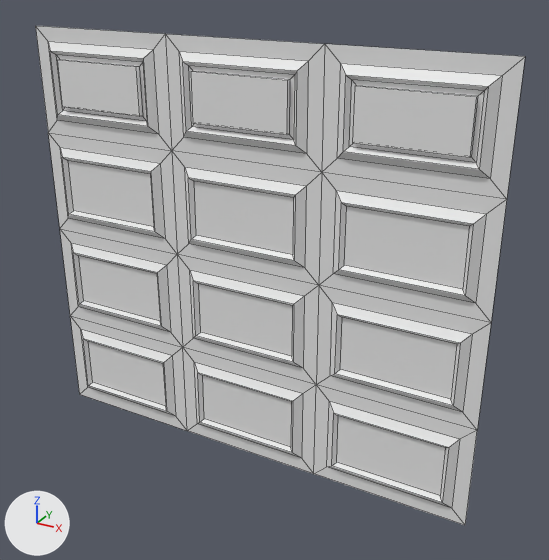
Before and after pictures for a commit that changed the FBX model Assets/3D Models/HouseModels/h3_parts/h3_garagedoor_a.fbx.
One viewpoint serves both versions: a 50 mm camera at (-3.4, 1.62, 7.44) aimed at (-8.2, 10.36, 3.07). Arrows for +X, +Y and +Z are at lower left; the lights stay in place. The first picture is the older version. Mesh edges are drawn as thin lines.

The first picture shows 'h3_garagedoor_a'.
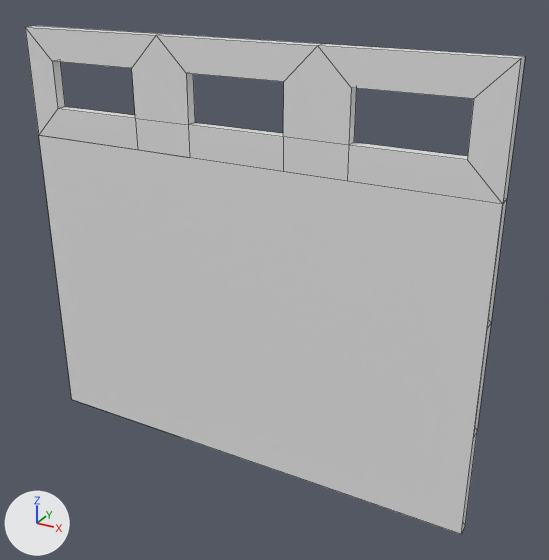
Pixel boxes [x1, y1, x2, y2] of what changed, in the pictures (549 x 560 px):
'h3_garagedoor_a', reshaped
    before: [35, 26, 525, 525]
    after: [25, 26, 525, 534]
part 1 of me_plane_003, built on
    before: [57, 60, 478, 158]
    after: [25, 26, 525, 534]

What the commit changed:
me_plane_003 is used by ob_h3_garagedoor_a; location (-8.65, 10.23, 3.48).
me_plane_003 had 188 vertices, 180 faces and spanned x -3.54..3.54, y -0.06..0.04, z -3.48..2.88.
me_plane_003 now has 206 vertices, 204 faces and spans x -3.54..3.54, y -0.16..0.04, z -3.48..2.88.
Part 1, on me_plane_003:
3 faces are deleted.
12 vertices in x -3.09..3.09, y -0.06, z 1.74..2.42 move by (0.0, -0.1, 0.0).
4 vertices are added at (-1.63, -0.16, 1.29), (1.63, -0.16, 1.29), (0.73, -0.16, 1.29), (-0.73, -0.16, 1.29).
14 new vertices lie (0.0, -0.2, 0.0) away from vertices in x -3.54..3.54, y 0.04, z -3.48..2.88.
27 new faces join them.
